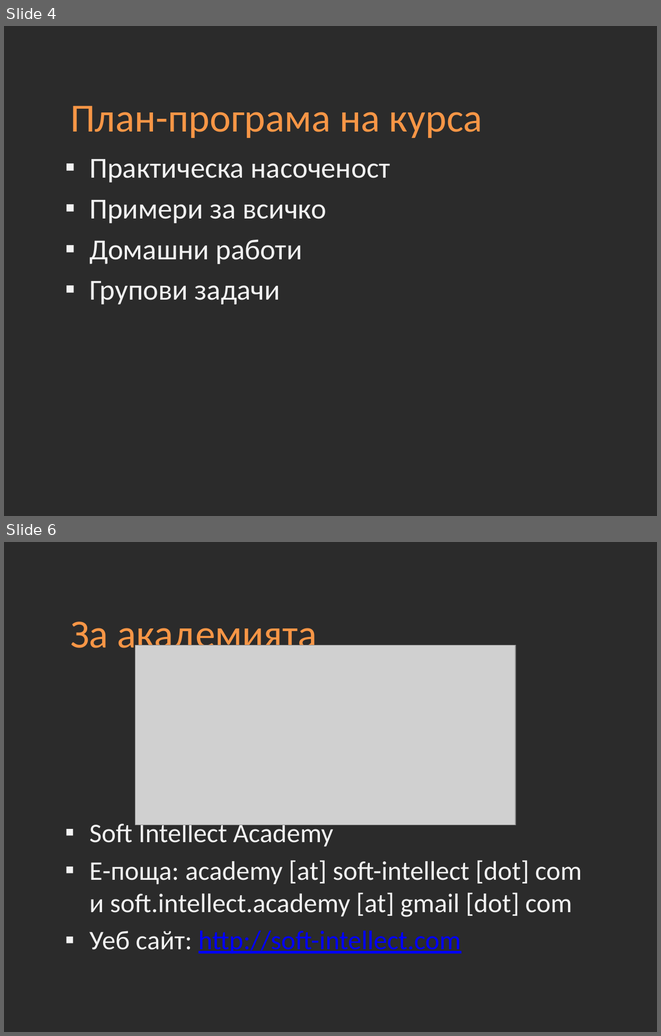
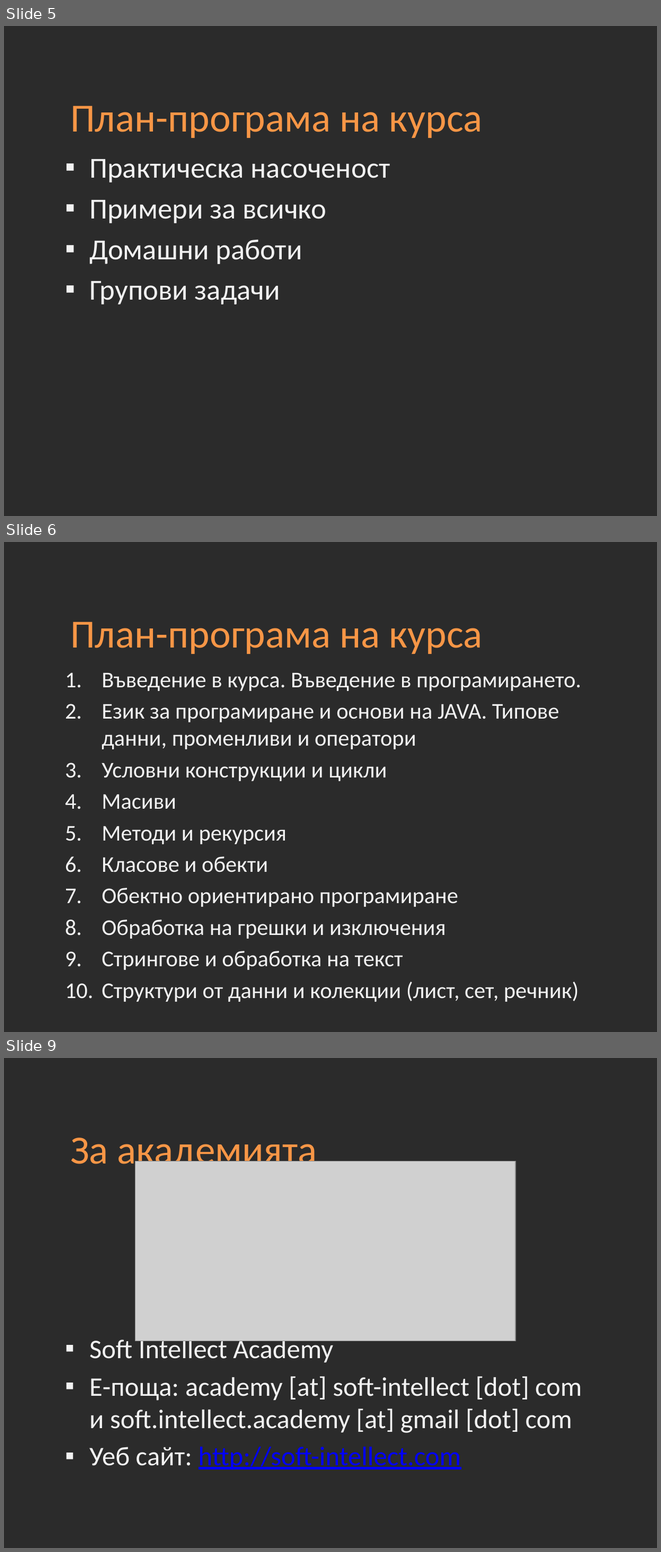
Before and after one commit to Academy-Soft-Intellect/Java-Course, a slide deck: 01-Introduction-into-Course.pptx. Shown one above the other, each under a label of ours: slides 4 and 6 before the commit, slides 5, 6 and 9 after it; the slides between them are not shown. The pictures are 661x1036 and 661x1552 pixels, drawn with LibreOffice and Linux fonts; fonts in the diff are those of the drawing; grey boxes stand for pictures; background and template pictures are left out; a plain dark background stands for a picture behind light text. Boxes give left, top, right and bottom in pixels: in the first picture for what was removed or moved away, otherwise in the second. Text is boxed around its words. In the diff, an @@ line names an element or a change of style, - is before the commit and + after.

```diff
--- a/01-Introduction-into-Course.pptx
+++ b/01-Introduction-into-Course.pptx
@@ slide 6 added at bbox=[4, 542, 657, 1032], background picture (left out) @@
@@ title added at bbox=[70, 622, 483, 654], 44 pt, text #F79646 @@
+План-програма на курса
@@ text added at bbox=[102, 672, 581, 1002], 24.8 pt, text #F2F2F2 @@
+1. Въведение в курса. Въведение в програмирането.
+2. Език за програмиране и основи на JAVA. Типове данни, променливи и оператори
+3. Условни конструкции и цикли
+4. Масиви
+5. Методи и рекурсия
+6. Класове и обекти
+7. Обектно ориентирано програмиране
+8. Обработка на грешки и изключения
+9. Стрингове и обработка на текст
+10. Структури от данни и колекции (лист, сет, речник)
@@ what was slide 4 is now slide 5 @@
@@ what was slide 6 is now slide 9 @@
```
Also in this commit, not shown: 2 slides changed, 2 other slides added.
